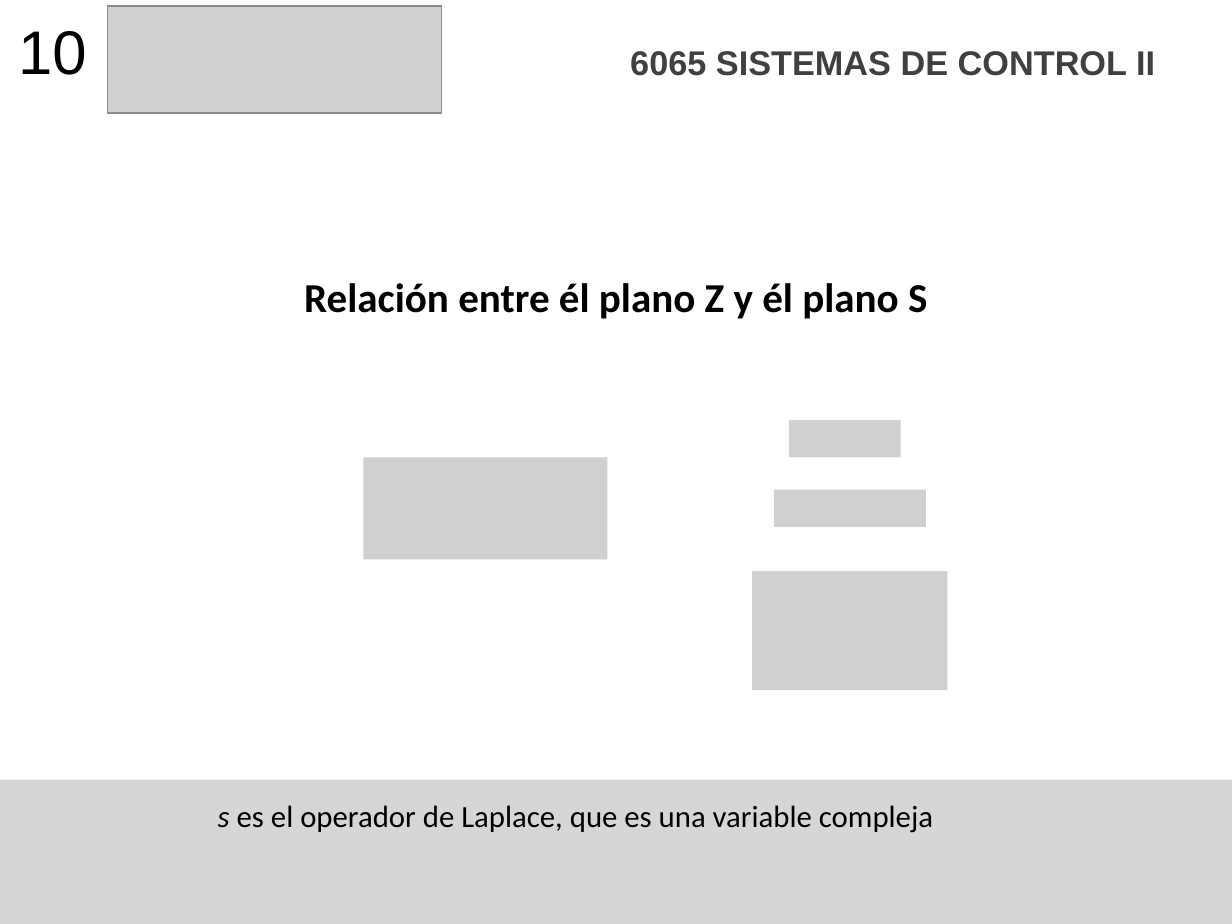
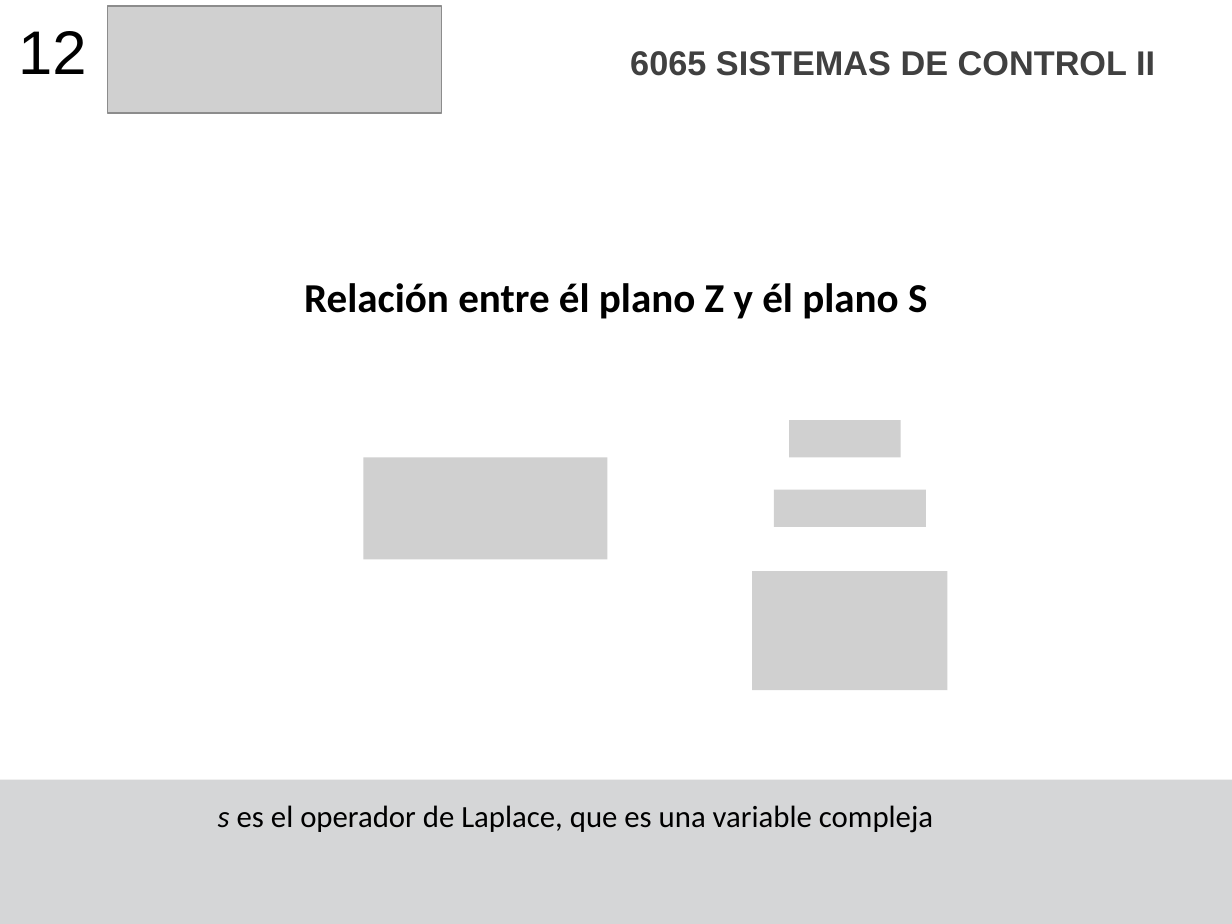
Before and after one commit to F4bian1012/Sistemas-de-Control-II---Ingenier-a-Mecatr-nica, a slide deck: slide 13 of Sesión_4/Sistemas de segundo orden Discretos.pptx (slide 12 before the commit). Drawn at 1232x924 pixels with LibreOffice and Linux fonts; fonts in the diff are those of the drawing; grey boxes stand for pictures. Boxes give left, top, right and bottom in pixels: in the first picture for what was removed or moved away, otherwise in the second. Text is boxed around its words. In the diff, an @@ line names an element or a change of style, - is before the commit and + after.

```diff
--- a/Sesión_4/Sistemas de segundo orden Discretos.pptx
+++ b/Sesión_4/Sistemas de segundo orden Discretos.pptx
@@ text at <box>18,31,86,74</box>: text changed @@
-10
+12
```
Also in this commit, not shown: 10 other slides changed, 1 slide added, 4 other files.
